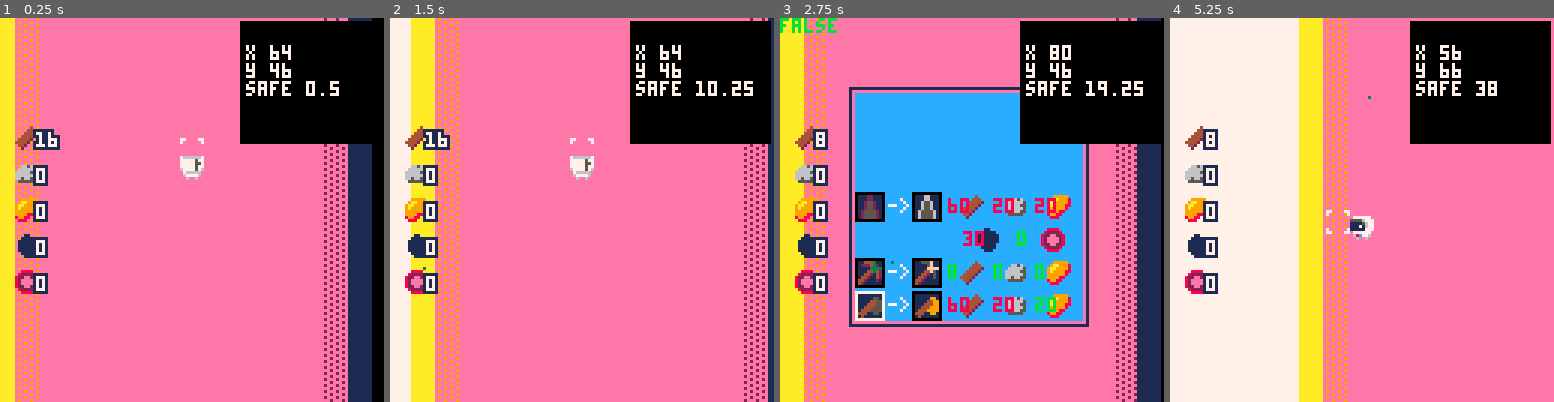
Above: before the commit, frames 1-4 (left to right).
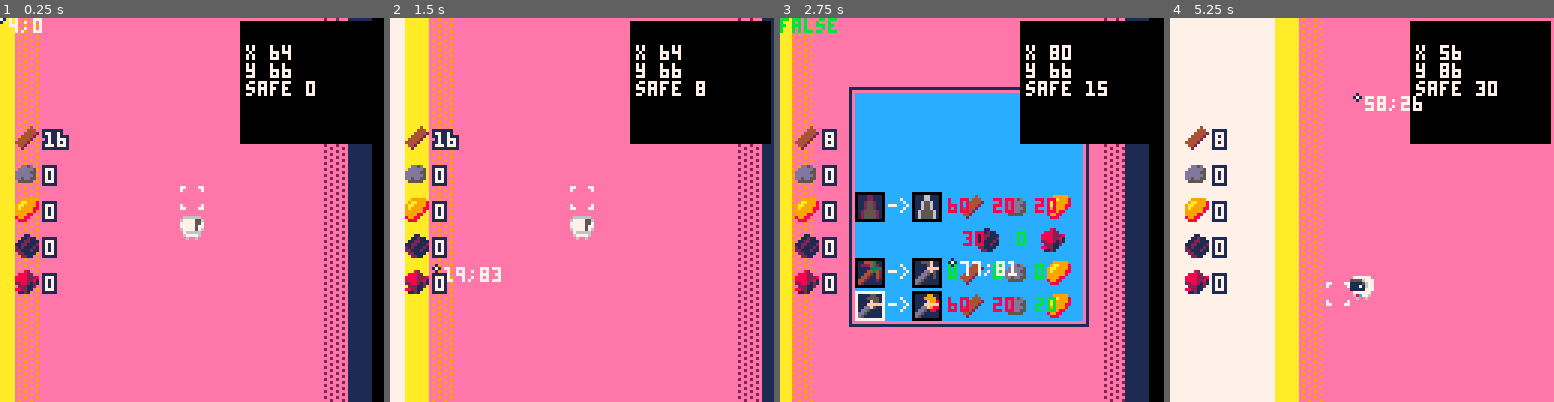
Above: after the commit, the same moments.

Repository: ARKANYOTA/ludumdare47
Game: PICO-8 cartridge arkanv1.p8
Two runs of this game, one before a commit and one after it. Both use one fixed random seed, a clock stepped at 60 frames per second and the inputs below.
Inputs (mouse positions are in pixels of both pictures, inside the frame that each line leads up to):
- Up to frame 1 (0.25 s): no input
- Up to frame 2 (1.5 s): tap X (X key) at 0.33, 1.07 s; click (670, 121) at 0.67 s; tap O (Z key) at 0.7 s; click (436, 267) at 1.22 s
- Up to frame 3 (2.75 s): hold Right 1.6-2.1 s; tap O (Z key) at 1.7, 2.1, 2.5 s; click (887, 114) at 1.77 s; tap X (X key) at 1.85 s; hold Up 2.15-2.42 s; click (952, 259) at 2.32 s; hold Right from 2.47 s (still down)
- Up to frame 4 (5.25 s): click (1404, 106) at 2.87 s; tap O (Z key) every 0.4 s from 2.9 to 4.9 s; tap X (X key) at 2.97, 4.08, 5.2 s; release Right at 3.03 s; hold Left 3.08-3.58 s; click (1465, 256) at 3.42 s; hold Down 3.63-3.97 s; click (1231, 102) at 3.97 s; hold Right 4.02-4.68 s; click (1292, 248) at 4.52 s; hold Up 4.73-5.03 s; click (1354, 94) at 5.07 s; hold Left from 5.08 s (still down)

The runs differ from the first frame. In frame 1, 3.0% of the frame differs, in the area x 0-89%, y 0-72%; in frame 2, 7.5%; in frame 3, 11%; in frame 4, 17%, in the area x 3-85%, y 0-100%.

Commit message:
nouvelles textures

Diff:
--- a/arkanv1.p8
+++ b/arkanv1.p8
@@ -16,7 +16,7 @@
 cux=0
 cuy=0
 x = 64
-y = 46
+y = 66
 rot=0
 sprt=1
 mt=0
@@ -91,8 +91,8 @@
 		end
 
   --hot and cold zones
-		if clock%6==0 then
-			safex+=0.75
+		if clock%10==0 then
+			safex+=1
 		end
 		for i=1,17 do
 		  mget()
@@ -247,8 +247,10 @@
 		moux=82+cx
 		mouy=1
 		rectfill(cx+80,1,cx+126,mouy+40,0)
-
-		pset(stat(32),stat(33),3)
+		circ(stat(32)+cx,stat(33),1,1)
+		pset(stat(32)+cx,stat(33),7)
+		print(stat(32)+cx..";"..stat(33),
+								stat(32)+cx+3,stat(33))
 		color(7)
 		print("",moux,mouy+2)
 		print("x "..x)
@@ -538,20 +540,21 @@
 	color(7)
 	z=0
 	t=0
+	o=15
 	for t=-1,1 do
 		for z=-1,1 do
-			printui(inv.w,t+12,z+38,1)
-			printui(inv.s,t+12,z+50,1)
-			printui(inv.i,t+12,z+62,1)
-			printui(inv.c,t+12,z+74,1)
-			printui(inv.m,t+12,z+86,1)
-		end
-	end
-		printui(inv.w,t+12,z+38)
-		printui(inv.s,t+12,z+50)
-		printui(inv.i,t+12,z+62)
-		printui(inv.c,t+12,z+74)
-		printui(inv.m,t+12,z+86)
+			printui(inv.w,t+o,z+38,1)
+			printui(inv.s,t+o,z+50,1)
+			printui(inv.i,t+o,z+62,1)
+			printui(inv.c,t+o,z+74,1)
+			printui(inv.m,t+o,z+86,1)
+		end
+	end
+		printui(inv.w,t+o,z+38)
+		printui(inv.s,t+o,z+50)
+		printui(inv.i,t+o,z+62)
+		printui(inv.c,t+o,z+74)
+		printui(inv.m,t+o,z+86)
 end
 
 function invsee()
Not shown, changed: 40 lines of the sprite sheet (__gfx__) section of arkanv1.p8
